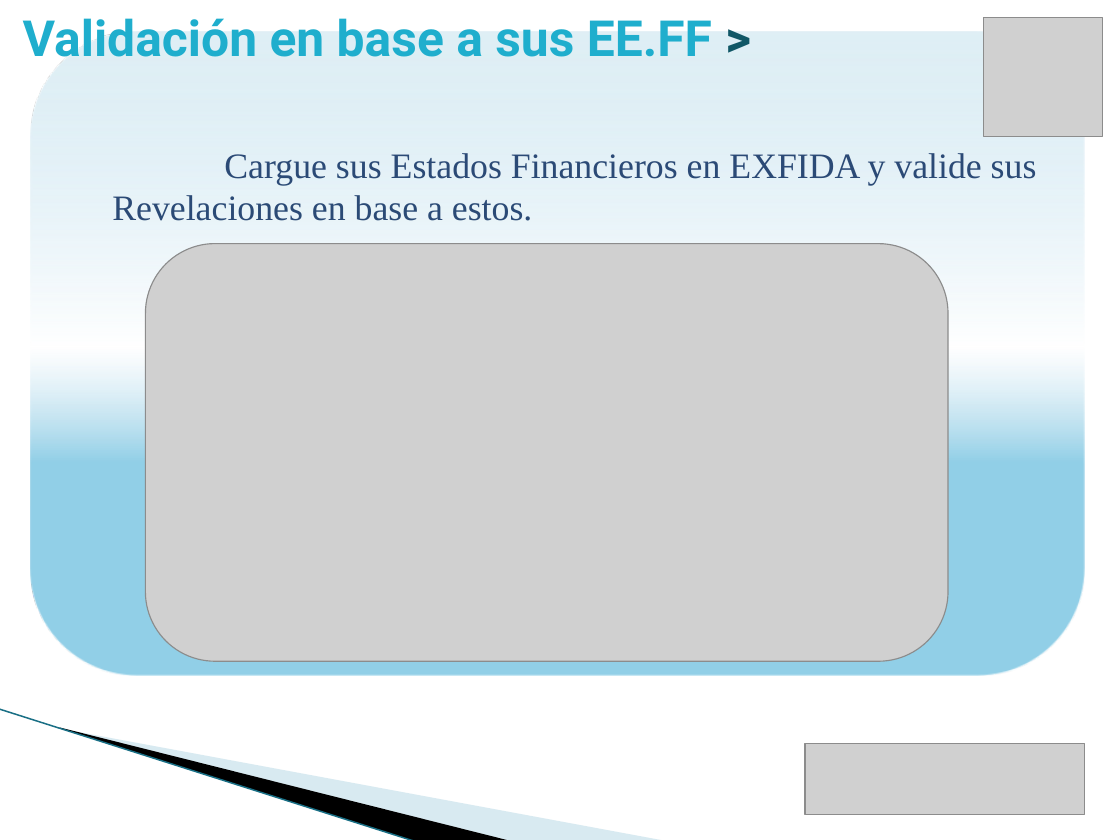
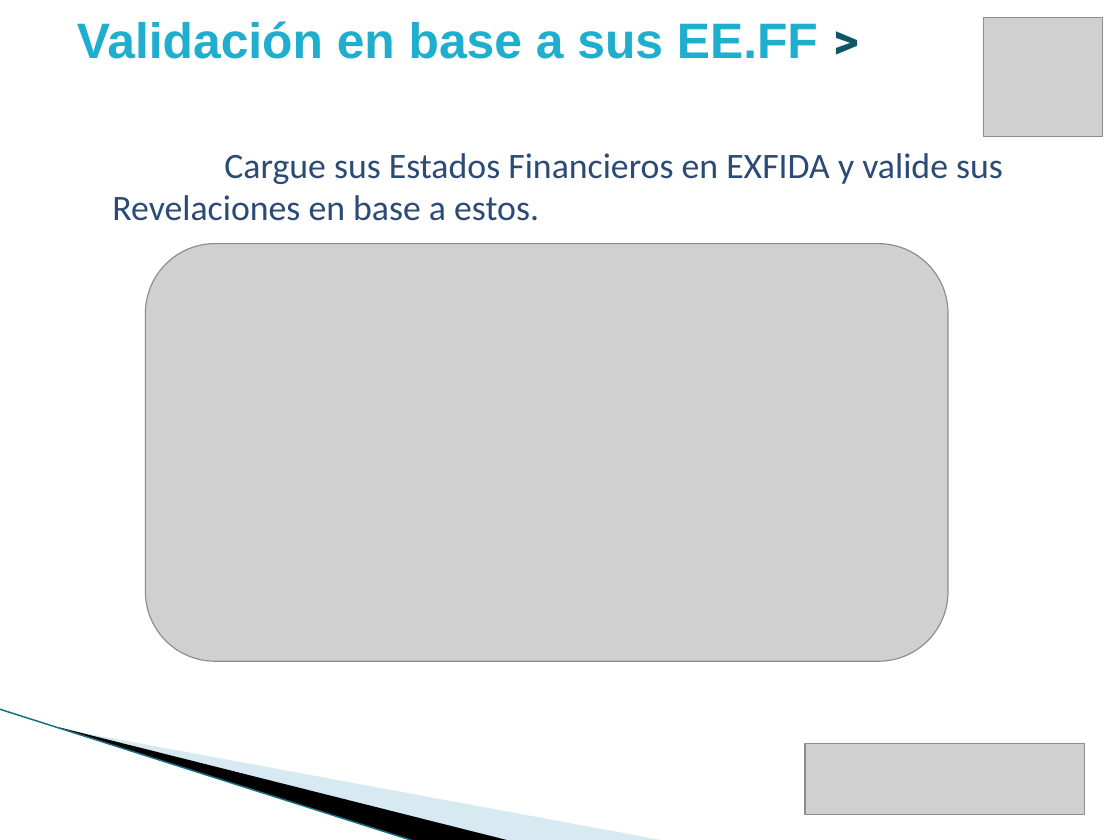
Before and after one commit to vicky1404/rev-ii, a slide deck: slide 17 of docs/comercial/brochure_2.pptx. Drawn at 1120x840 pixels with LibreOffice and Linux fonts; fonts in the diff are those of the drawing; grey boxes stand for pictures; background and template pictures are left out. Boxes give left, top, right and bottom in pixels: in the first picture for what was removed or moved away, otherwise in the second. Text is boxed around its words. In the diff, an @@ line names an element or a change of style, - is before the commit and + after.

```diff
--- a/docs/comercial/brochure_2.pptx
+++ b/docs/comercial/brochure_2.pptx
@@ text "Validación en base a sus ...": place and size @@
-text "Validación en base a sus ..." at [23,18,712,57]
+text "Validación en base a sus ..." at [77,21,818,59]
@@ text "Validación en base a sus ..." at [77,21,818,59]: font Roboto to Arial @@
@@ rounded rectangle removed at [31,32,1085,676] @@
@@ text "Cargue sus Estados Financieros en ..." at [112,153,1003,221]: font Times New Roman to Calibri @@
```
Also in this commit, not shown: 23 other slides changed, 1 slide added.
